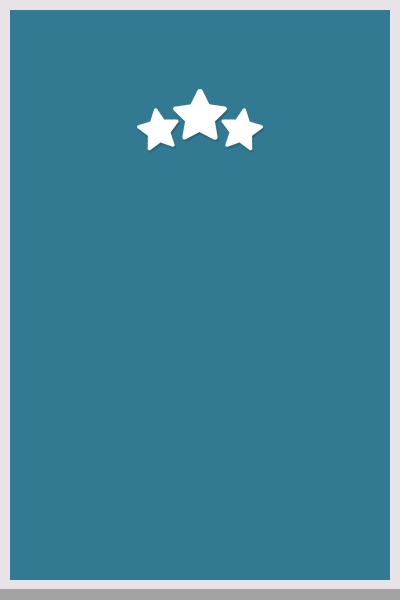
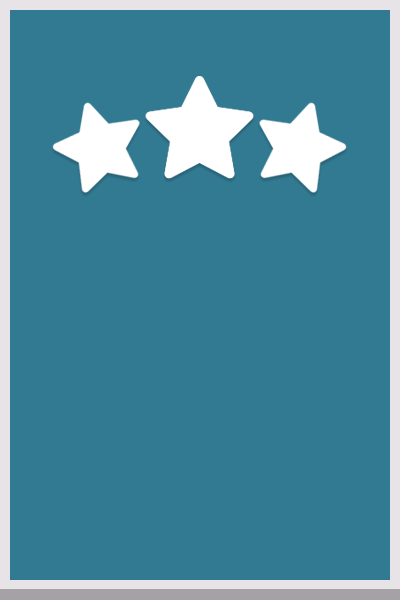
Before/after of a 400px x 600px layered artwork. What changed in the layer stack:
painted on "Layer 1" over [52, 76, 347, 194]
painted on "Background" over [124, 150, 135, 166]
